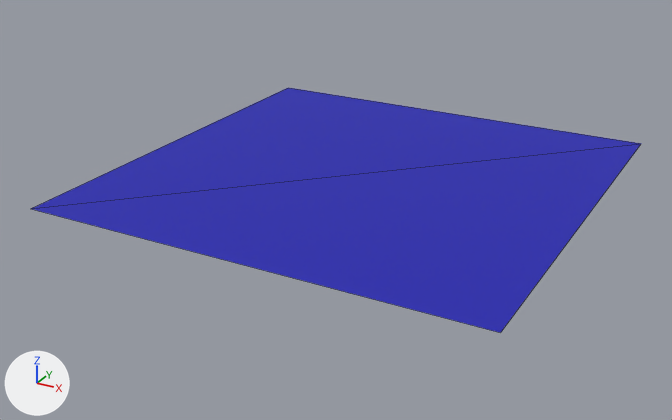
Two versions of the COLLADA model Resources/Models/Plane.DAE, one commit apart.
Before and after are seen from a 50 mm lens placed at (0.0223, -0.0437, 0.0193), pointed at (-0.0009, -0.0014, -0.0019). The axes (+X, +Y, +Z) are drawn at lower left. The lights are the same throughout. Mesh edges are drawn as thin lines. Where no turn or scale is listed for an object, it has been applied to the vertices.

In view in the first picture: 'Node'.
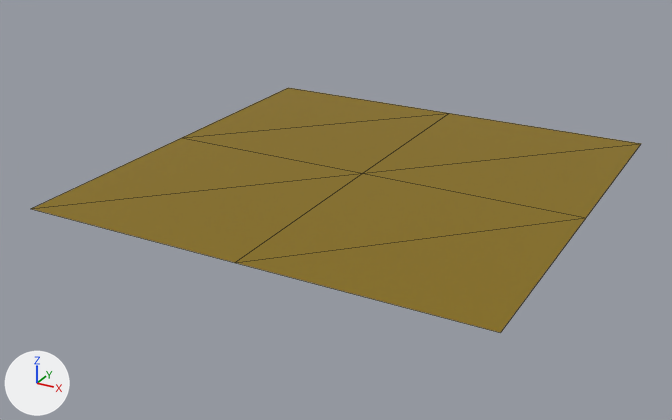
The newer file is also rescaled (x2.0) as a whole; pictures and numbers use the older file's frame.

Location of each change, (x1, y1, x2, y2) in pixels of the pictures (672 x 420 px):
part 1 of me_simpleplane, built on
    both: (31, 88, 641, 333)

What changed in the scene script:
```text
Add mat_coloreffectr135g110b8_material:
    mat_coloreffectr135g110b8_material = principled_material('ColorEffectR135G110B8-material')
    mat_coloreffectr135g110b8_material.base_color = (0.242, 0.156, 0.00243)  # yellow #876e08
    mat_coloreffectr135g110b8_material.roughness = 0.64
Change me_simpleplane:
    where me_simpleplane.from_pydata(...)  # 4 vertices, 2 faces; spans x -0.0127..0.0127, y -0.0127..0.0127, z 0.0
    used by ob_node; location = (0.0, 0.0, 0.0)
    verts and faces of me_simpleplane; kept vertices keep their numbers, new ones are numbered from 4
    before: 0 (-0.0127, -0.0127, 0.0) at pixel (30, 208), 1 (0.0127, -0.0127, 0.0) at pixel (500, 332), 2 (-0.0127, 0.0127, 0.0) at pixel (288, 87), 3 (0.0127, 0.0127, 0.0) at pixel (641, 143)
    remove me_simpleplane.materials.append(mat_coloreffectr28g28b177_material)  # blue #1c1cb1
    me_simpleplane part 1
    add delete_faces([(0, 3, 2), (0, 1, 3)])
    add verts[4] = (0.0, -0.0127, 0.0)  # pixel (234, 262)
    add verts[5] = (-0.0127, 0.0, 0.0)  # pixel (181, 137)
    add verts[6] = (0.0, 0.0, 0.0)  # pixel (362, 173)
    add verts[7] = (0.0127, 0.0, 0.0)  # pixel (586, 217)
    add verts[8] = (0.0, 0.0127, 0.0)  # pixel (449, 113)
    add faces += [(0, 6, 5), (0, 4, 6), (4, 7, 6), (1, 7, 4), (2, 5, 8), (5, 6, 8)]
    add faces += [(3, 8, 6), (3, 6, 7)]
    add me_simpleplane.materials.append(mat_coloreffectr135g110b8_material)  # yellow #876e08
```
